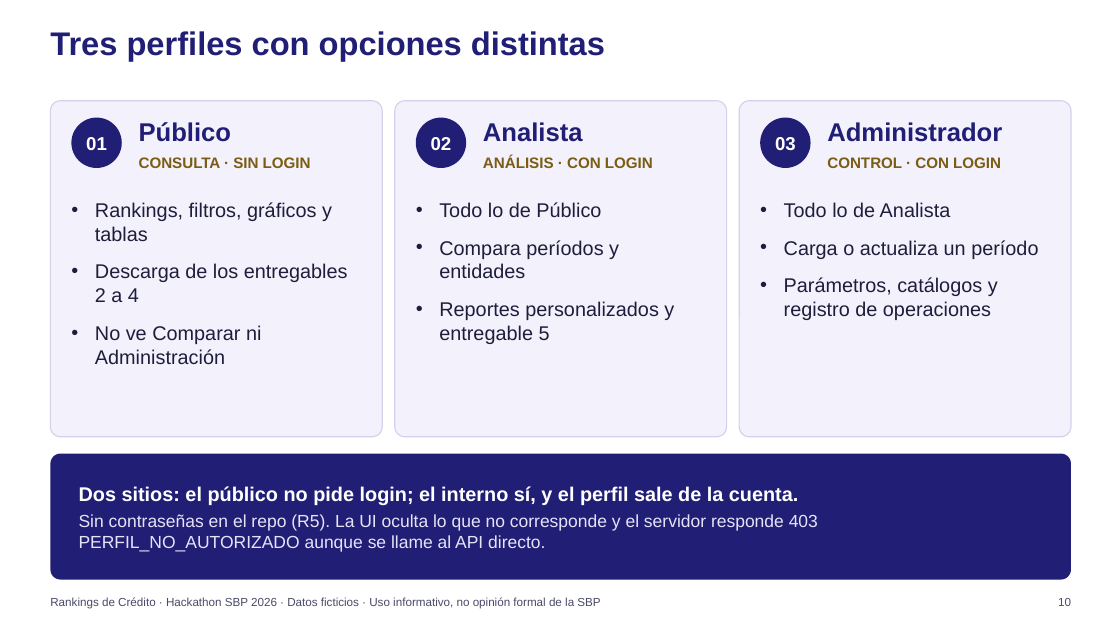
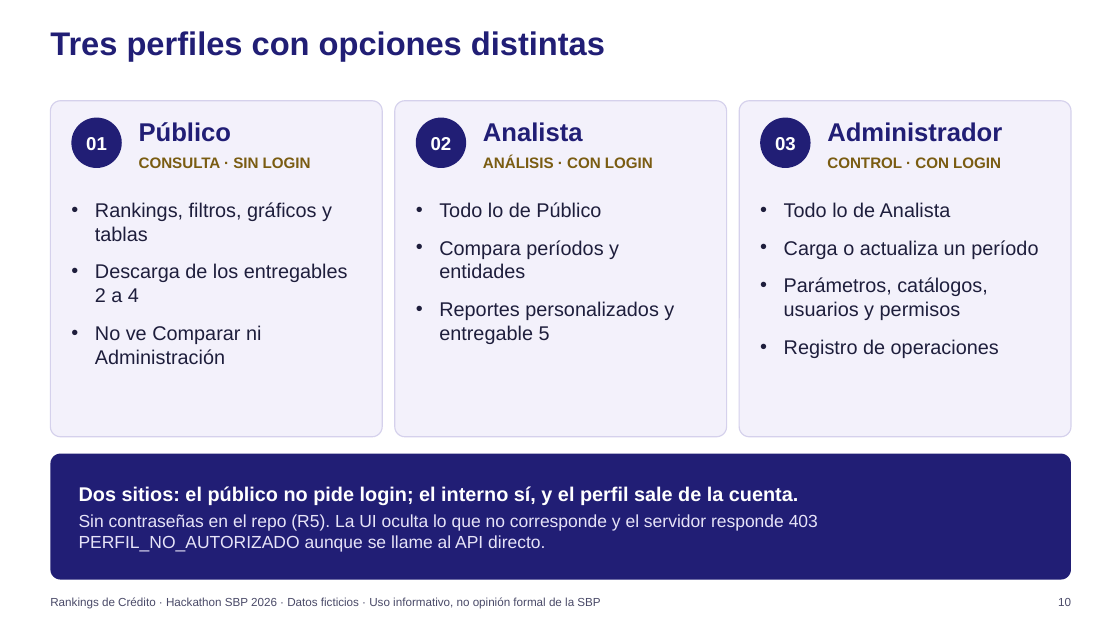
Before and after one commit to JuanKsPty/hackathon-sbp, a slide deck: slide 10 of presentacion/deck.pptx. Drawn at 1120x630 pixels with LibreOffice and Linux fonts; fonts in the diff are those of the drawing; background and template pictures are left out. Boxes give left, top, right and bottom in pixels: in the first picture for what was removed or moved away, otherwise in the second. Text is boxed around its words. In the diff, an @@ line names an element or a change of style, - is before the commit and + after.

```diff
--- a/presentacion/deck.pptx
+++ b/presentacion/deck.pptx
@@ text at <box>784,277,999,358</box>: text changed @@
-• Parámetros, catálogos y registro de operaciones
+• Parámetros, catálogos, usuarios y permisos
+• Registro de operaciones
```
Also in this commit, not shown: 1 other slide changed, 3 other files.
